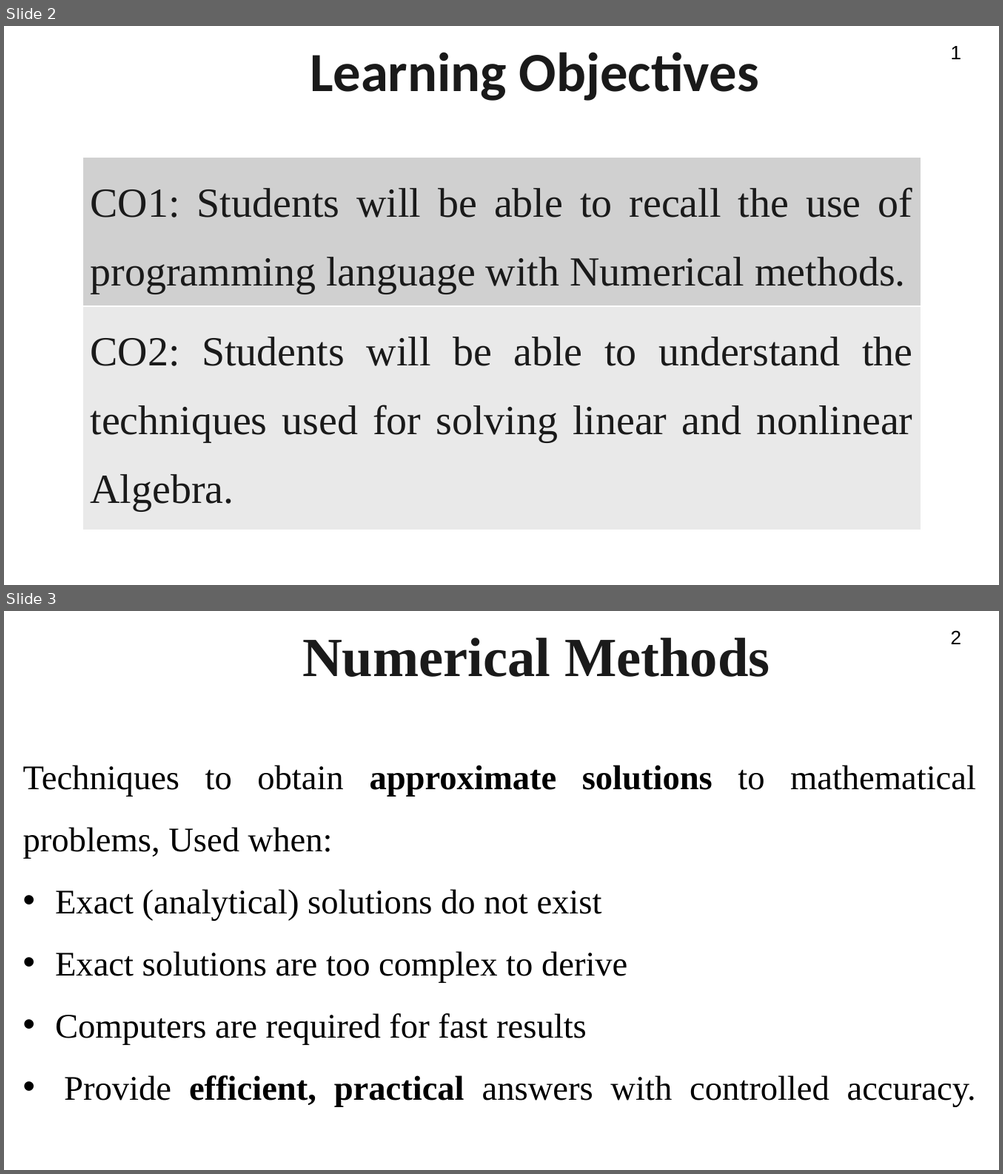
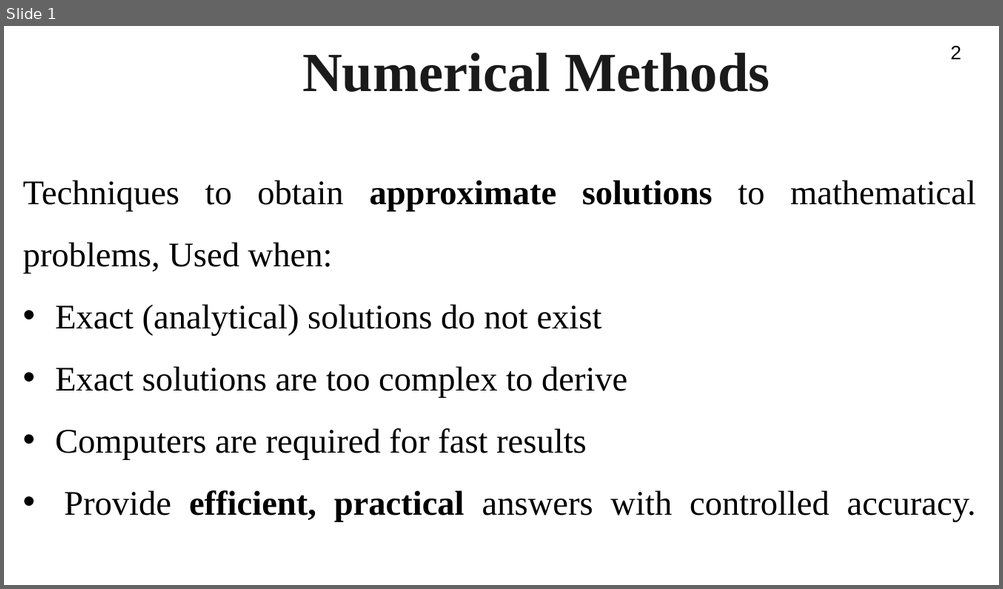
Before and after one commit to Shashankesi/Numerical_Methods, a slide deck: PPT/Unit-1/PPT - Lecture 1.1 .pptx. Shown one above the other, each under a label of ours: slides 2 and 3 before the commit, slide 1 after it. The pictures are 1003x1174 and 1003x589 pixels, drawn with LibreOffice and Linux fonts; fonts in the diff are those of the drawing; background and template pictures are left out. Boxes give left, top, right and bottom in pixels: in the first picture for what was removed or moved away, otherwise in the second. Text is boxed around its words. In the diff, an @@ line names an element or a change of style, - is before the commit and + after.

Commit message:
// Please enter the commit message for your changes. Lines starting // with '#' will be ignored, and an empty message aborts the commit.

```diff
--- a/PPT/Unit-1/PPT - Lecture 1.1 .pptx
+++ b/PPT/Unit-1/PPT - Lecture 1.1 .pptx
@@ slide 2 removed at (4,26,999,585), background #FFFFFF @@
@@ text removed at (950,46,962,59) @@
-1
@@ text removed at (310,52,759,101) @@
-Learning Objectives
@@ table removed at (82,157,921,514), 2 rows, 1 columns @@
-CO1: Students will be able to recall the use of programming language with Numerical methods.
-CO2: Students will be able to understand the techniques used for solving linear and nonlinear Algebra.
@@ what was slide 3 is now slide 1 @@
```
Also in this commit, not shown: 5 other slides removed, 1 other file.
